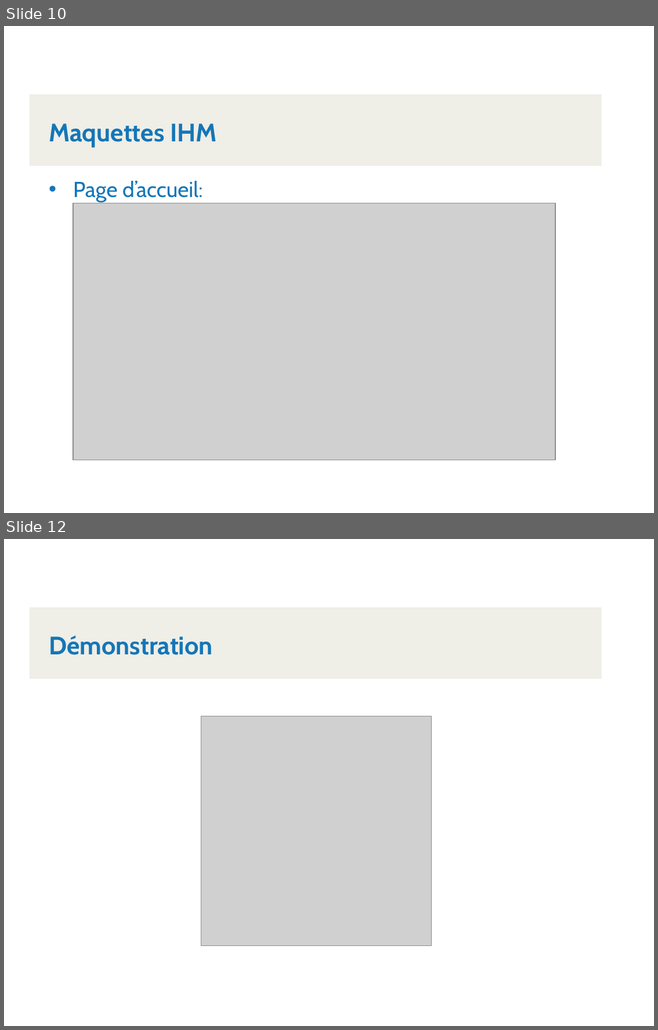
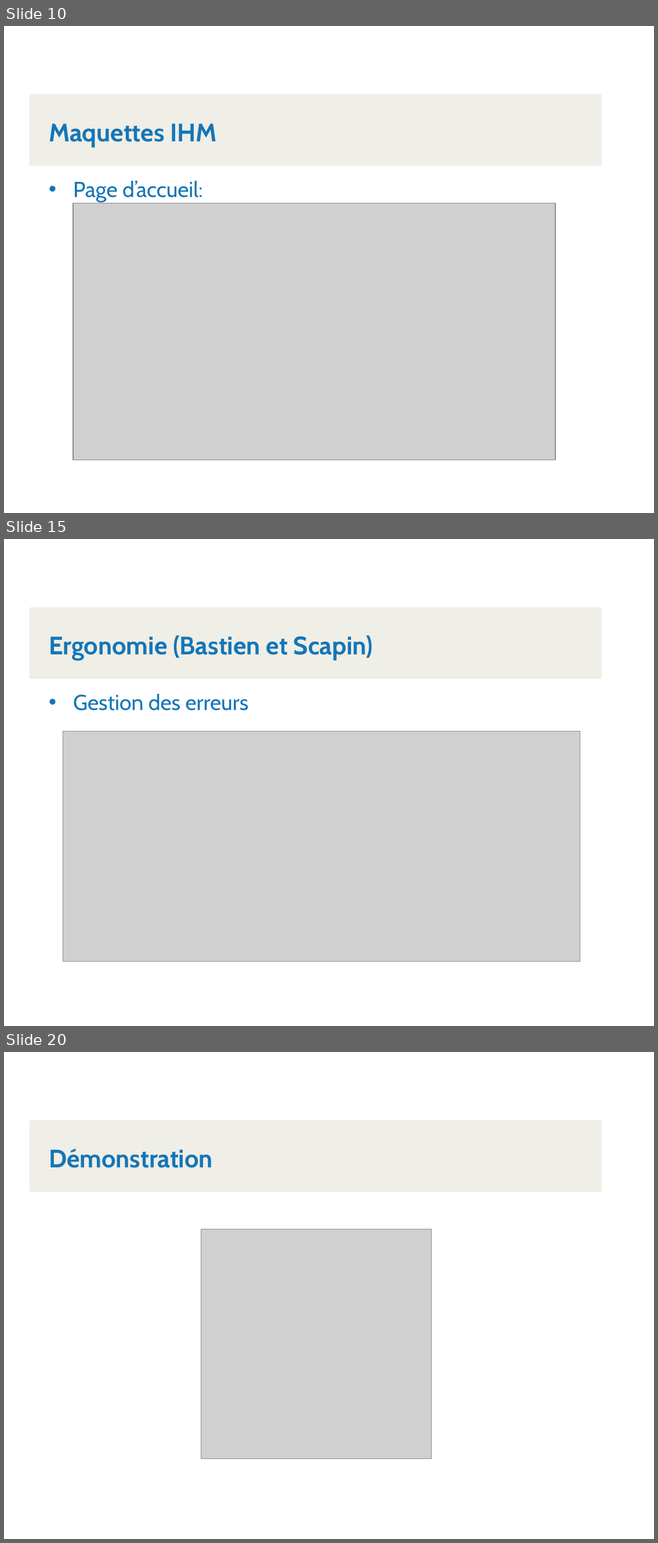
Before and after one commit to Kboris20/ProjetTechno, a slide deck: Présentation/PresentationClientsComptes-KlettGutierrezVoirolSchneider.pptx. Shown one above the other, each under a label of ours: slides 10 and 12 before the commit, slides 10, 15 and 20 after it; the slides between them are not shown. The pictures are 658x1030 and 658x1543 pixels, drawn with LibreOffice and Linux fonts; fonts in the diff are those of the drawing; grey boxes stand for pictures; background and template pictures are left out. Boxes give left, top, right and bottom in pixels: in the first picture for what was removed or moved away, otherwise in the second. Text is boxed around its words. In the diff, an @@ line names an element or a change of style, - is before the commit and + after.

Commit message:
Ergonomie powepoint

```diff
--- a/Présentation/PresentationClientsComptes-KlettGutierrezVoirolSchneider.pptx
+++ b/Présentation/PresentationClientsComptes-KlettGutierrezVoirolSchneider.pptx
@@ slide 15 added at (4, 539, 654, 1026), background picture (left out); not listed: 1 template element that a slide beside it also shows @@
@@ text added at (49, 635, 373, 660), 28 pt, text #1476B7, bold @@
+Ergonomie (Bastien et Scapin)
@@ text added at (73, 694, 249, 711), 24 pt, text #1476B7 @@
+• Gestion des erreurs
@@ picture added at (63, 732, 579, 961) @@
@@ what was slide 12 is now slide 20 @@
```
Also in this commit, not shown: 1 slide changed, 7 other slides added.
